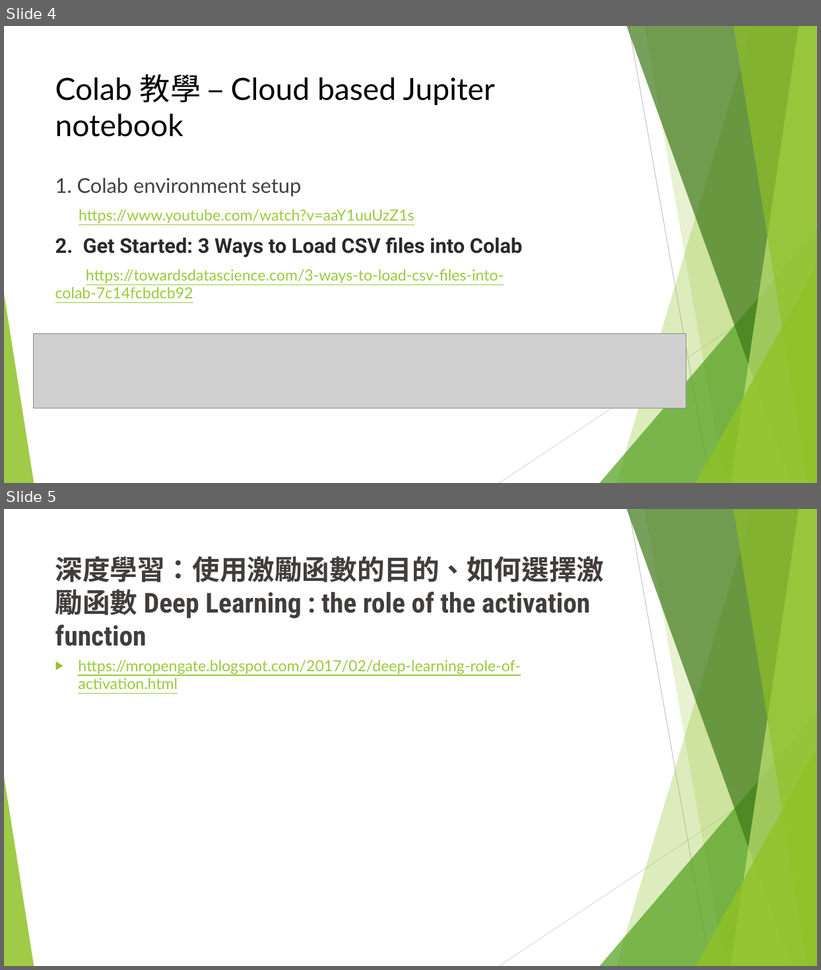
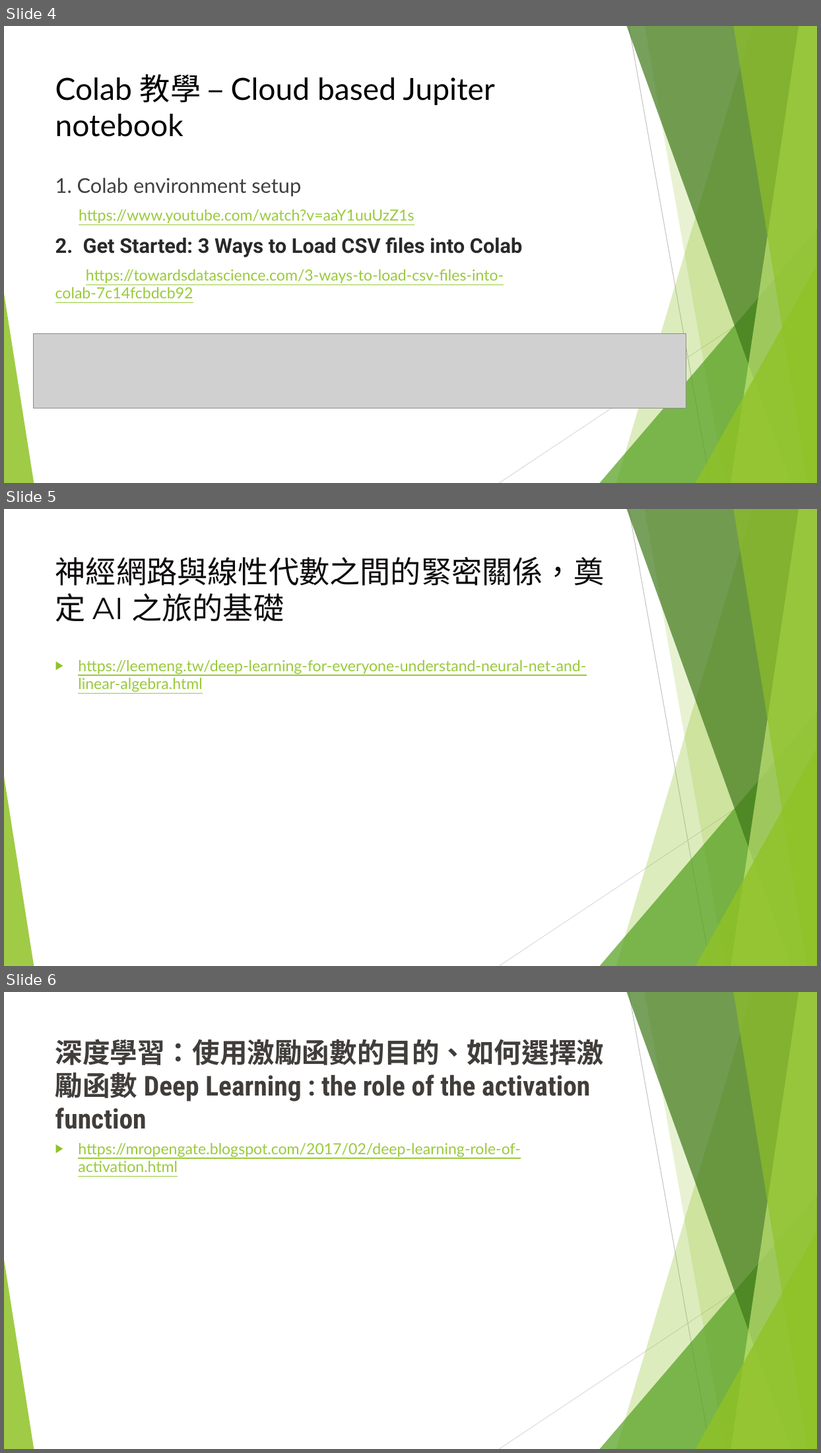
Before and after one commit to Scott-S-Lin/NTUT_PhD, a slide deck: Google TensorFlow 2.pptx. Shown one above the other, each under a label of ours: slides 4 and 5 before the commit, slides 4, 5 and 6 after it. The pictures are 821x970 and 821x1453 pixels, drawn with LibreOffice and Linux fonts; fonts in the diff are those of the drawing; grey boxes stand for pictures. Boxes give left, top, right and bottom in pixels: in the first picture for what was removed or moved away, otherwise in the second. Text is boxed around its words. In the diff, an @@ line names an element or a change of style, - is before the commit and + after.

```diff
--- a/Google TensorFlow 2.pptx
+++ b/Google TensorFlow 2.pptx
@@ slide 5 added at [4,509,817,966], background #FFFFFF; not listed: 10 template elements that a slide beside it also shows @@
@@ title added at [55,557,605,622], 36 pt, text #0D0A0B @@
+神經網路與線性代數之間的緊密關係，奠定 AI 之旅的基礎
@@ text added at [78,660,586,692], 18 pt, text #99CA3C, underline @@
+▶ https://leemeng.tw/deep-learning-for-everyone-understand-neural-net-and-linear-algebra.html
@@ what was slide 5 is now slide 6 @@
```
Also in this commit, not shown: 1 slide changed.
